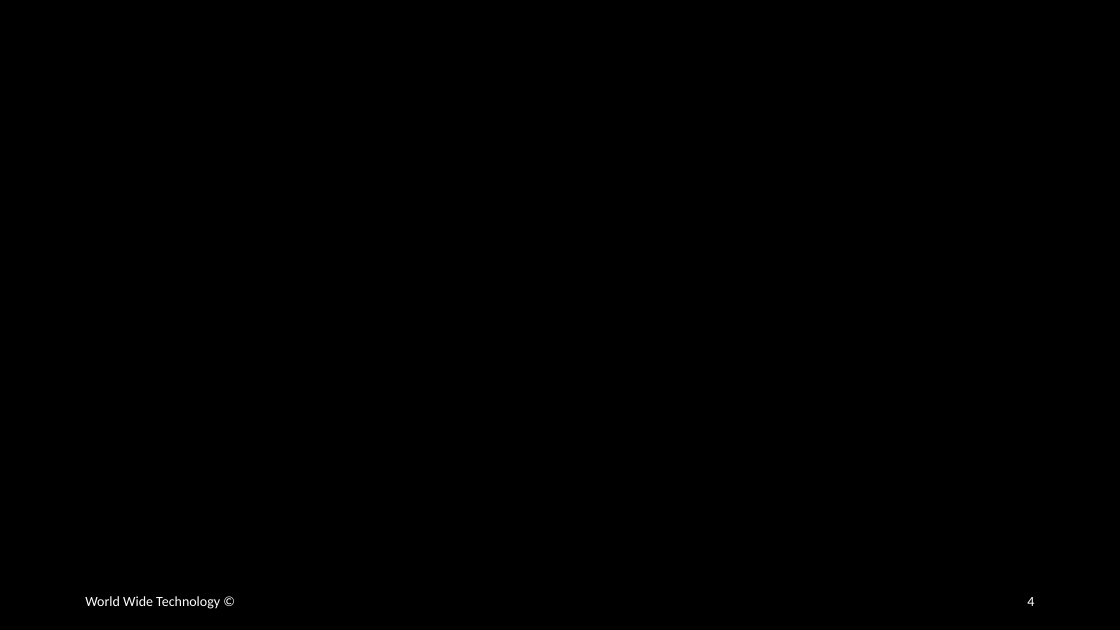
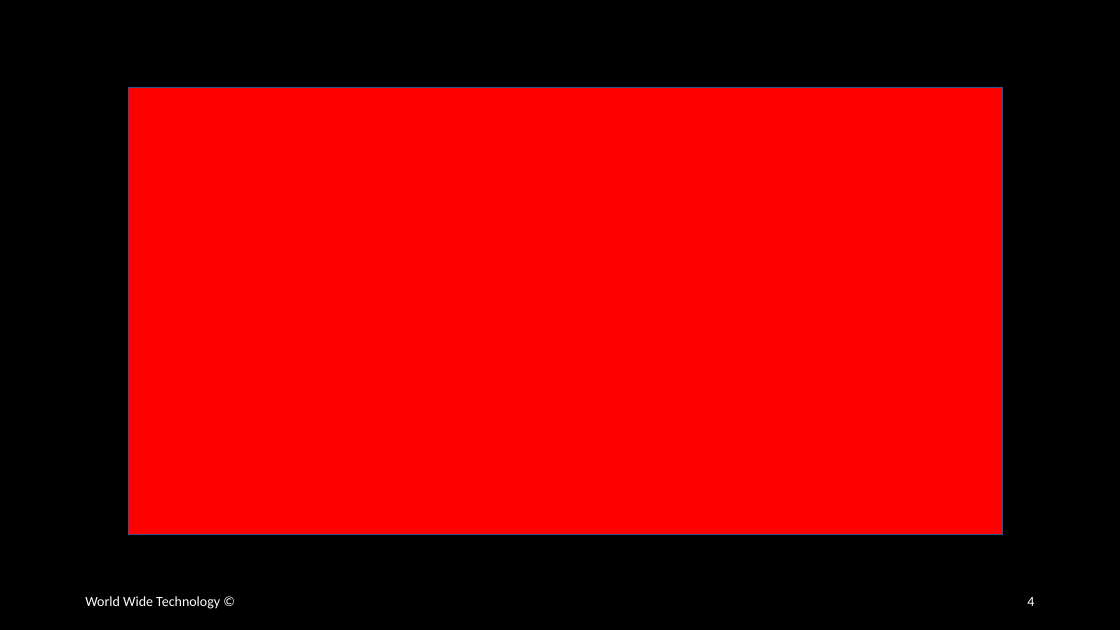
Before and after one commit to wwt/curl-requests-foundations, a slide deck: slide 4 of curl-requests-foundations.pptx. Drawn at 1120x630 pixels with LibreOffice and Linux fonts; fonts in the diff are those of the drawing. Boxes give left, top, right and bottom in pixels: in the first picture for what was removed or moved away, otherwise in the second. Text is boxed around its words. In the diff, an @@ line names an element or a change of style, - is before the commit and + after.

Commit message:
Added Python example screen recordings

```diff
--- a/curl-requests-foundations.pptx
+++ b/curl-requests-foundations.pptx
@@ rectangle added at [129,87,1003,535], fill #FF0000, outline #325491 1 pt @@
```
